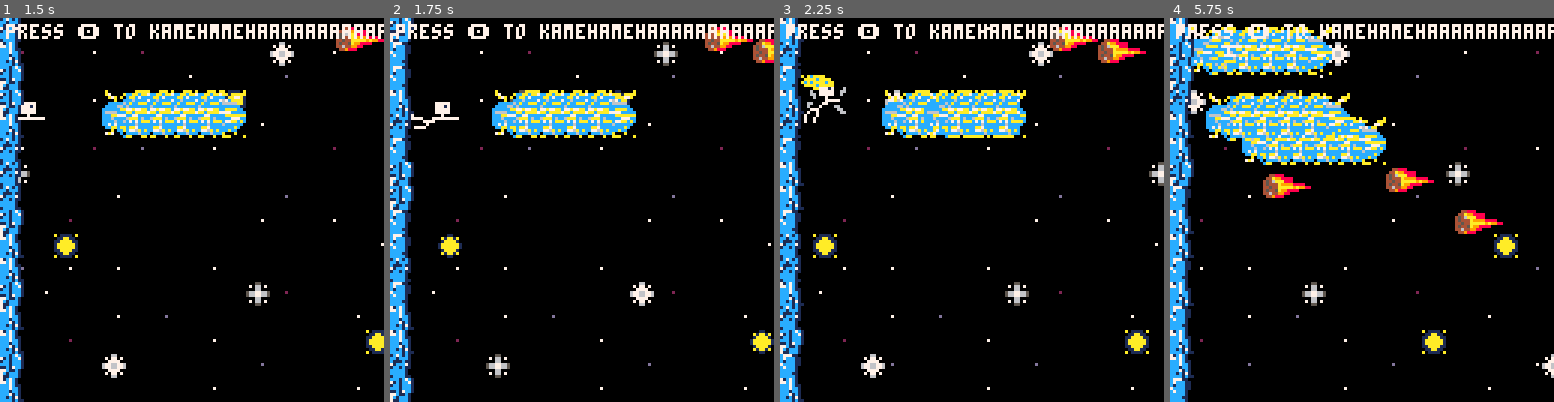
Above: before the commit, frames 1-4 (left to right).
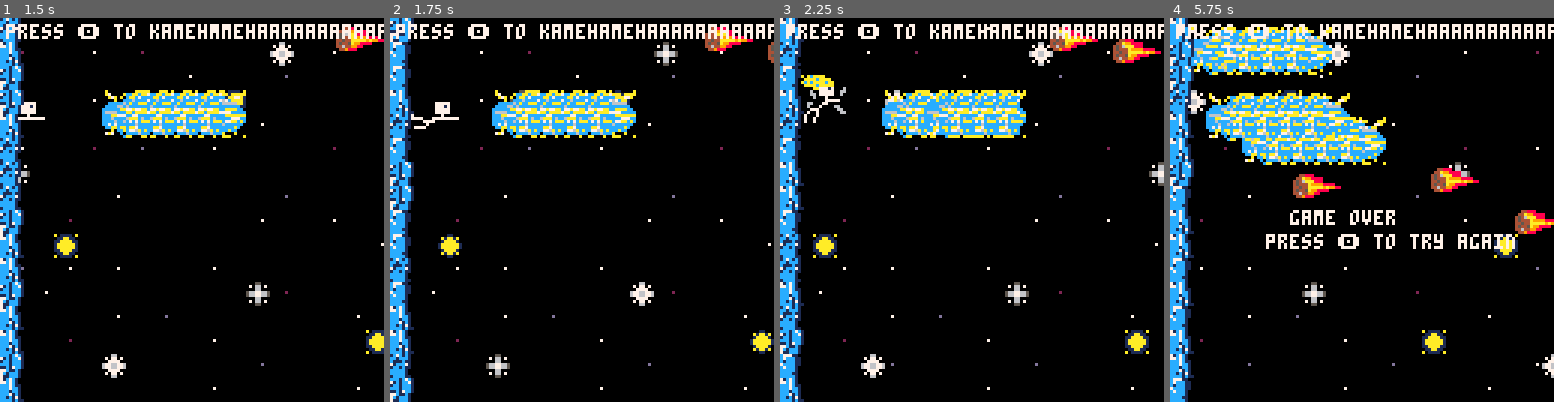
Above: after the commit, the same moments.

Repository: Jerry-Gu-SB/pico-8-kamehameha
Game: PICO-8 cartridge kamehameha.p8
Two runs of this game, one before a commit and one after it. Both use one fixed random seed, a clock stepped at 60 frames per second and the inputs below.
Inputs:
- Up to frame 1 (1.5 s): tap X (X key) at 0.33, 1.07 s; tap O (Z key) at 0.7 s
- Up to frame 2 (1.75 s): hold Right from 1.6 s (still down); tap O (Z key) at 1.7 s
- Up to frame 3 (2.25 s): tap X (X key) at 1.85 s; release Right at 2.1 s; tap O (Z key) at 2.1 s; hold Up from 2.15 s (still down)
- Up to frame 4 (5.75 s): release Up at 2.42 s; hold Right 2.47-3.03 s; tap O (Z key) every 0.4 s from 2.5 to 5.7 s; tap X (X key) at 2.97, 4.08, 5.2 s; hold Left 3.08-3.58 s; hold Down 3.63-3.97 s; hold Right 4.02-4.68 s; hold Up 4.73-5.03 s; hold Left 5.08-5.68 s; hold Down from 5.73 s (still down)

Frame 1 is identical in both runs. In frame 2, 0.3% of the frame differs, in the area x 94-100%, y 5-12%; in frame 3, 0.7%; in frame 4, 4.4%, in the area x 24-100%, y 39-61%.

Commit message:
some collision and game ending plus reset

Diff:
--- a/kamehameha.p8
+++ b/kamehameha.p8
@@ -11,23 +11,25 @@
 -- shield flag: 3
 -- player flag: 4
 
-KAMEHAMEHA_STARTUP_FRAMES = 10
-LASER_PUSHBACK = 15
-
-MAP_X = 0
-STAR_INTERVAL = 1
-STAR_SWITCH = true
-TWINKLE_X = 0
-
-SHIELD_INTERVAL = 1
-SHIELD_SPRITE_INDICES = {15,31,47,63}
-SHIELD_SPRITE_ARRAY = {0,0,0,0,0,0,0,0,0,0,0,0,0,0,0,0}
-
-METEOR_INTERVAL = 30
-
-GAME_OVER = false
+
 
 function _init()
+    KAMEHAMEHA_STARTUP_FRAMES = 10
+    LASER_PUSHBACK = 15
+
+    MAP_X = 0
+    STAR_INTERVAL = 1
+    STAR_SWITCH = true
+    TWINKLE_X = 0
+
+    SHIELD_INTERVAL = 1
+    SHIELD_SPRITE_INDICES = {15,31,47,63}
+    SHIELD_SPRITE_ARRAY = {0,0,0,0,0,0,0,0,0,0,0,0,0,0,0,0}
+
+    METEOR_INTERVAL = 30
+
+    SHIELD_HIT = false
+    PLAYER_HIT = false
     objects = {}
     player = {
         x = 24,
@@ -48,13 +50,10 @@
     update_button_4()
     spawn_meteor()
 
-    if is_object_colliding_with_shield(player, 16, 16) then
-        GAME_OVER = true
-    end
-
-    if GAME_OVER then
+    if SHIELD_HIT or PLAYER_HIT then
         if btnp(5) then
-            GAME_OVER = false
+            SHIELD_HIT = false
+            PLAYER_HIT = false
             _init()
         end
     end
@@ -125,6 +124,16 @@
 
 function update_meteor(m)
     m.frame += 1
+
+    if m.x == 0 then
+        GAME_OVER = true
+        SHIELD_HIT = true
+    end
+
+    if (player.x + 3 <= m.x) and (m.x <= player.x + 13) and (player.y <= m.y) and (m.y <= player.y + 11) then
+        PLAYER_HIT = true
+    end
+
     return m.frame < 150
 end
 
@@ -136,31 +145,17 @@
     end
 end
 
--- adapted from: https://www.lexaloffle.com/bbs/?tid=3116
-function is_object_colliding_with_shield(object, width, height)
-    collide = false
-    local x1 = object.x/8
-    local y1 = object.y/8
-    local x2 = (object.x + width)/8
-    local y2 = (object.y + height)/8
-    local a = fget(mget(x1, y1), 3)
-    local b = fget(mget(x2, y1), 3)
-    local c = fget(mget(x1, y2), 3)
-    local d = fget(mget(x2, y2), 3)
-    if a or b or c or d then collide = true end
-    return collide
-end
 
 function _draw()
     cls()
     draw_map()
     draw_player()
     draw_objects()
-    draw_fire()
+    draw_shield()
 
     print("press 🅾️ to kamehamehaaaaaaaaaaaaaa", 2, 2, 7)
 
-    if GAME_OVER then
+    if SHIELD_HIT or PLAYER_HIT then
         print("game over", 40, 64, 7)
         print("press 🅾️ to try again", 32, 72, 7)
     end
@@ -172,7 +167,7 @@
     end
 end
 
-function draw_fire()
+function draw_shield()
     if SHIELD_INTERVAL <= 1 then
         initialize_shield_interval()
         for i = 0, 15 do
@@ -273,7 +268,7 @@
 end
 
 function initialize_meteor_interval()
-    METEOR_INTERVAL = flr(rnd(30)) + 15
+    METEOR_INTERVAL = flr(rnd(30)) + 20
 end
 
 
